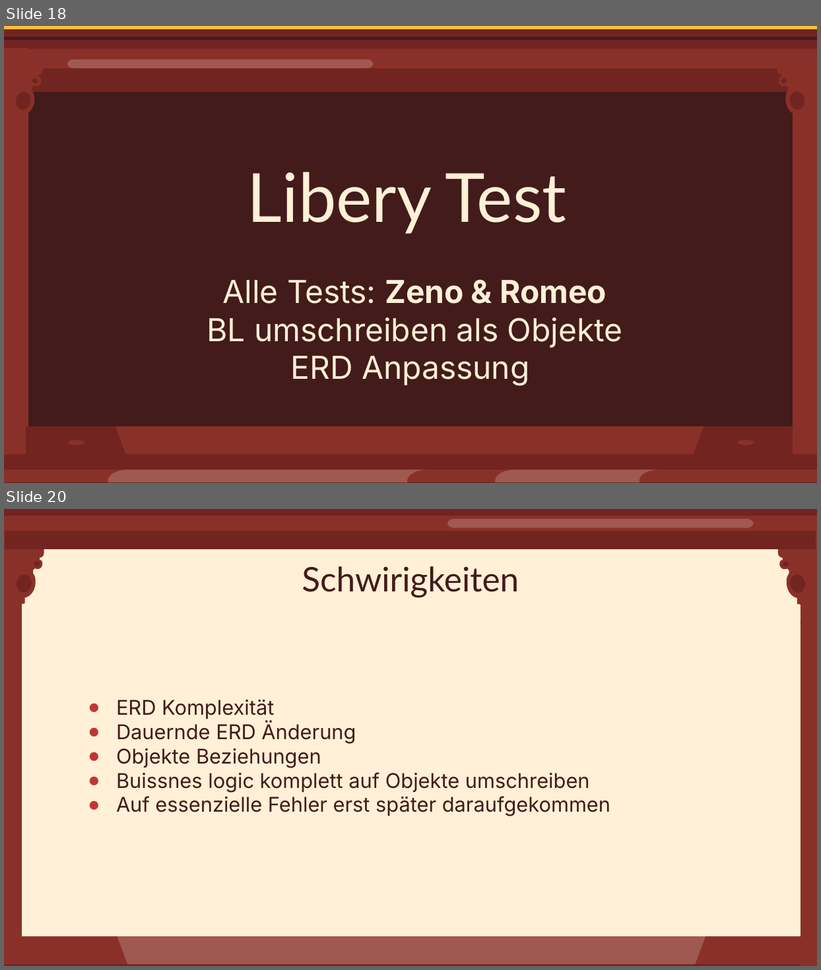
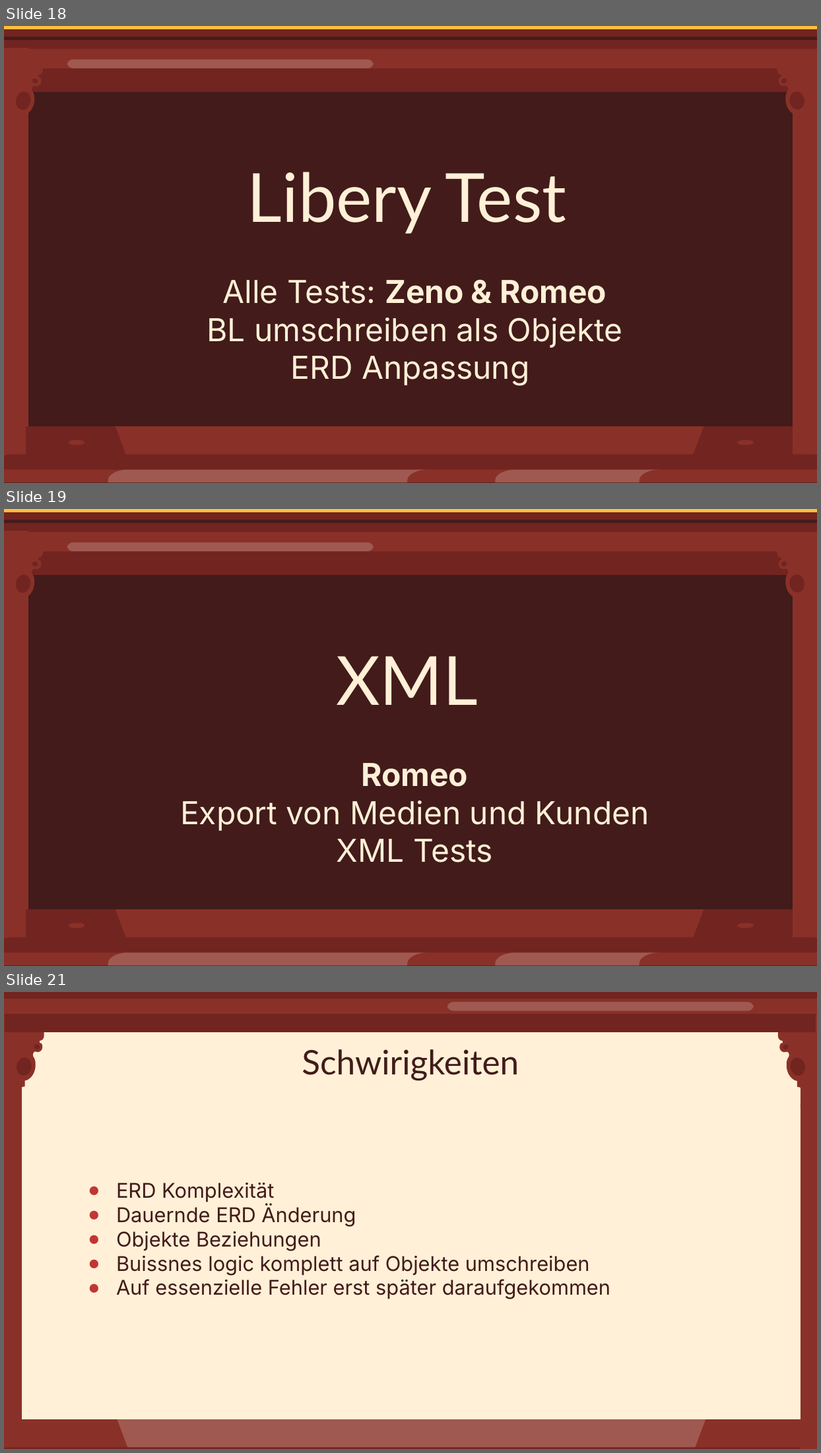
Before and after one commit to Zeno-Paukner/JPALibraryManager, a slide deck: docs/First_Chapter_End_Presentation.pptx. Shown one above the other, each under a label of ours: slides 18 and 20 before the commit, slides 18, 19 and 21 after it; the slides between them are not shown. The pictures are 821x970 and 821x1453 pixels, drawn with LibreOffice and Linux fonts; fonts in the diff are those of the drawing. Boxes give left, top, right and bottom in pixels: in the first picture for what was removed or moved away, otherwise in the second. Text is boxed around its words. In the diff, an @@ line names an element or a change of style, - is before the commit and + after.

```diff
--- a/docs/First_Chapter_End_Presentation.pptx
+++ b/docs/First_Chapter_End_Presentation.pptx
@@ slide 19 added at <box>4,509,817,966</box>, background #421B1A; not listed: 26 template elements that a slide beside it also shows @@
@@ title added at <box>336,656,478,705</box>, 60 pt, text #FFF0D7 @@
+XML
@@ subtitle added at <box>180,763,649,863</box>, 28 pt, text #FFF0D7 @@
+Romeo
+Export von Medien und Kunden
+XML Tests
@@ what was slide 20 is now slide 21 @@
```
Also in this commit, not shown: 2 slides changed.
